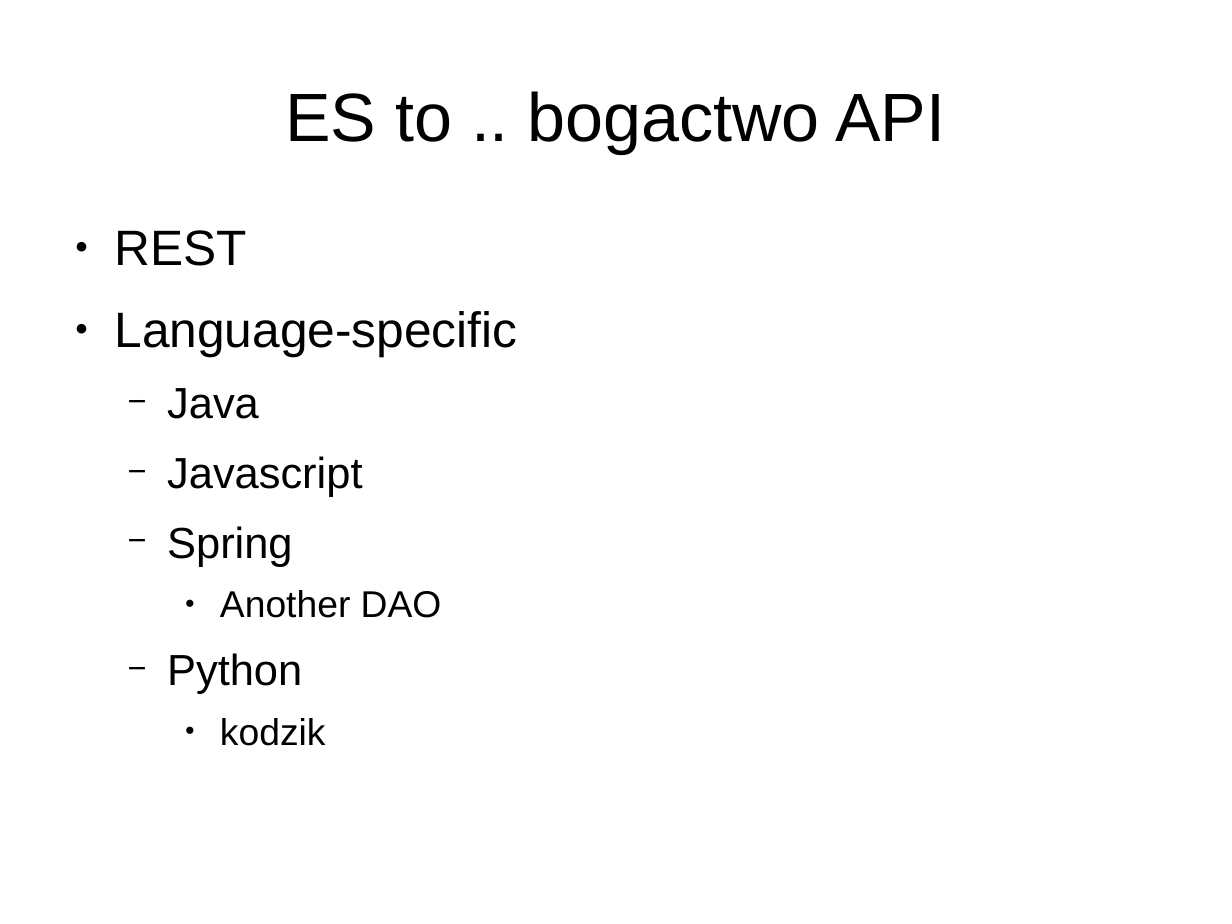
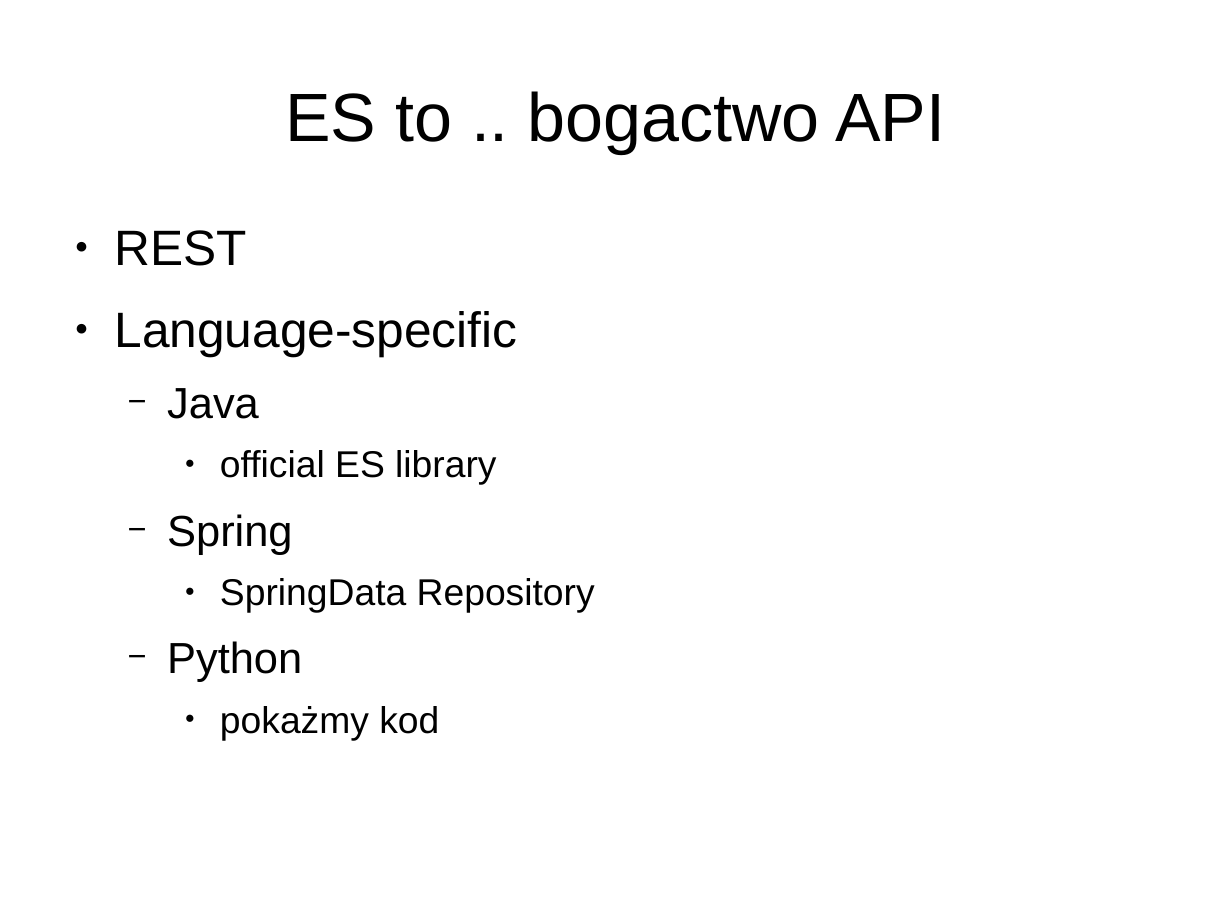
Before and after one commit to lukaszkuczynski/nieszukaj, a slide deck: slide 14 of znajduj.odp. Drawn at 1232x924 pixels with LibreOffice and Linux fonts; fonts in the diff are those of the drawing. Boxes give left, top, right and bottom in pixels: in the first picture for what was removed or moved away, otherwise in the second. Text is boxed around its words. In the diff, an @@ line names an element or a change of style, - is before the commit and + after.

```diff
--- a/znajduj.odp
+++ b/znajduj.odp
@@ text at (220, 450, 496, 485): text changed; size 28 to 24 pt @@
-  − Javascript
+    ● official ES library
@@ text at (220, 578, 595, 613): text changed @@
-    ● Another DAO
+    ● SpringData Repository
@@ text at (220, 706, 439, 740): text changed @@
-    ● kodzik
+    ● pokażmy kod
```
Also in this commit, not shown: 12 other slides changed, 4 slides added, 5 slides removed.
